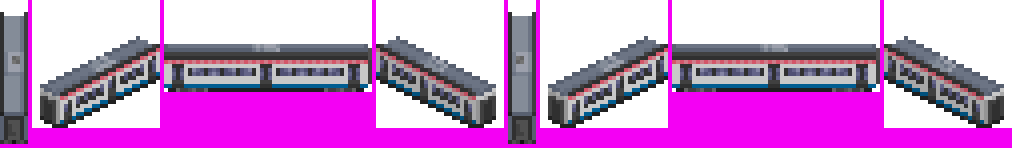
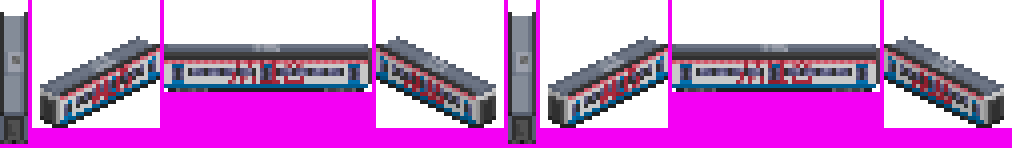
Two versions of the same layered image (w=1012, h=148). Layer-by-layer changes:
painted on "3-4 roof" over [516, 56, 528, 64]
showed "МЦД 4" over [92, 60, 952, 104]
hid "4.0 grey doors" over [64, 56, 980, 124]
